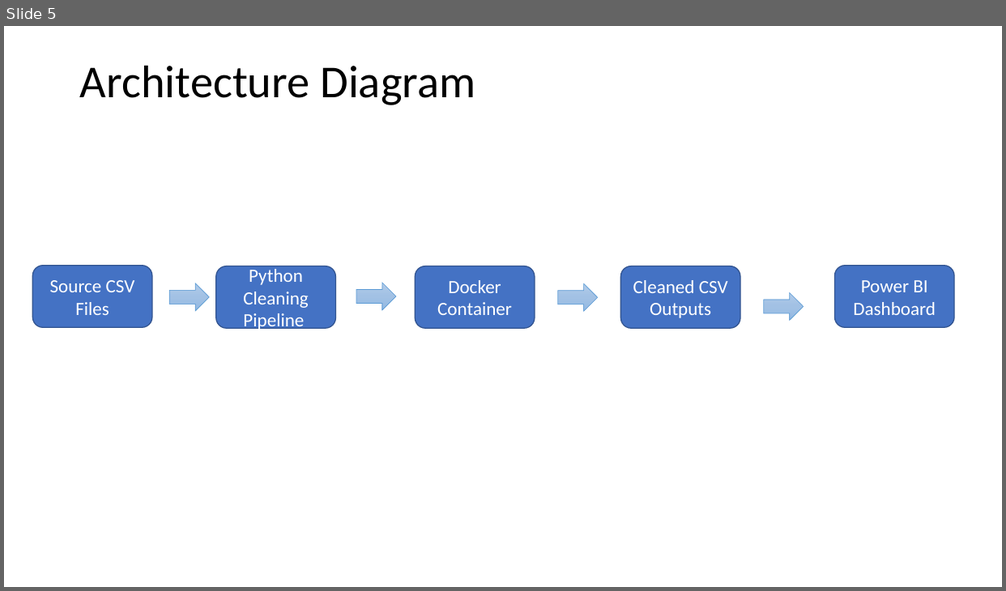
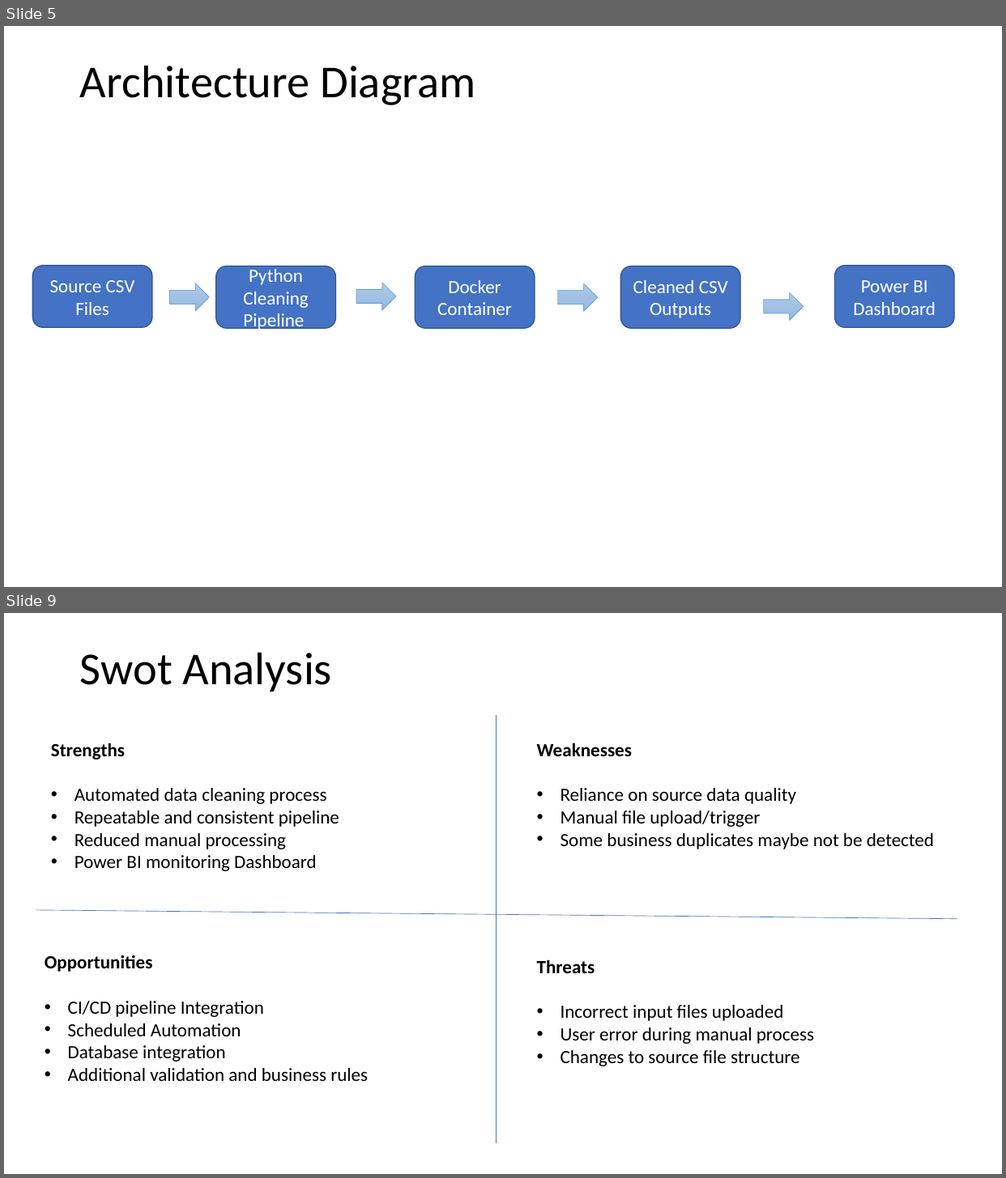
Before and after one commit to neildawson25-bot/2026-05-05-Module5, a slide deck: Day 3/docker_library/Library Data Cleaning Automation.pptx. Shown one above the other, each under a label of ours: slide 5 before the commit, slides 5 and 9 after it; the slides between them are not shown. The pictures are 1006x591 and 1006x1178 pixels, drawn with LibreOffice and Linux fonts; fonts in the diff are those of the drawing. Boxes give left, top, right and bottom in pixels: in the first picture for what was removed or moved away, otherwise in the second. Text is boxed around its words. In the diff, an @@ line names an element or a change of style, - is before the commit and + after.

```diff
--- a/Day 3/docker_library/Library Data Cleaning Automation.pptx
+++ b/Day 3/docker_library/Library Data Cleaning Automation.pptx
@@ slide 9 added at [4,613,1002,1174], background #FFFFFF @@
@@ title added at [80,652,332,692], 44 pt, text #000000 @@
+Swot Analysis
@@ line added from (496, 715) to (496, 1144), #4472C4 0.5 pt @@
@@ text added at [51,743,339,871], 18 pt, text #000000 @@
+Strengths
+• Automated data cleaning process
+• Repeatable and consistent pipeline
+• Reduced manual processing
+• Power BI monitoring Dashboard
@@ text added at [537,743,934,850], 18 pt, text #000000 @@
+Weaknesses
+• Reliance on source data quality
+• Manual file upload/trigger
+• Some business duplicates maybe not be detected
@@ line added from (36, 910) to (957, 919), #4472C4 0.5 pt @@
@@ text added at [44,956,368,1081], 18 pt, text #000000 @@
+Opportunities
+• CI/CD pipeline Integration
+• Scheduled Automation
+• Database integration
+• Additional validation and business rules
@@ text added at [537,960,814,1067], 18 pt, text #000000 @@
+Threats
+• Incorrect input files uploaded
+• User error during manual process
+• Changes to source file structure
```
Also in this commit, not shown: 3 slides changed, 1 other slide added, 3 slides removed, 1 other file.
